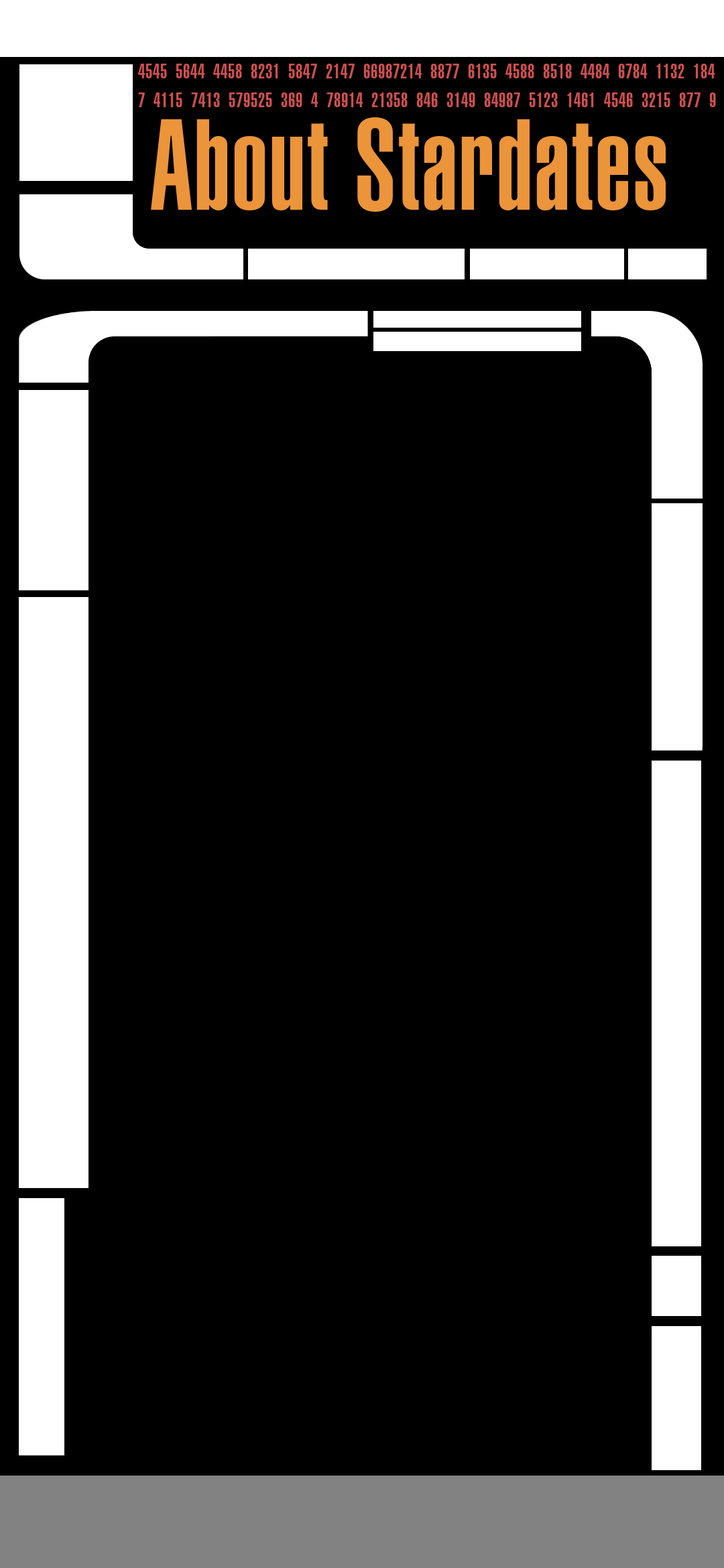
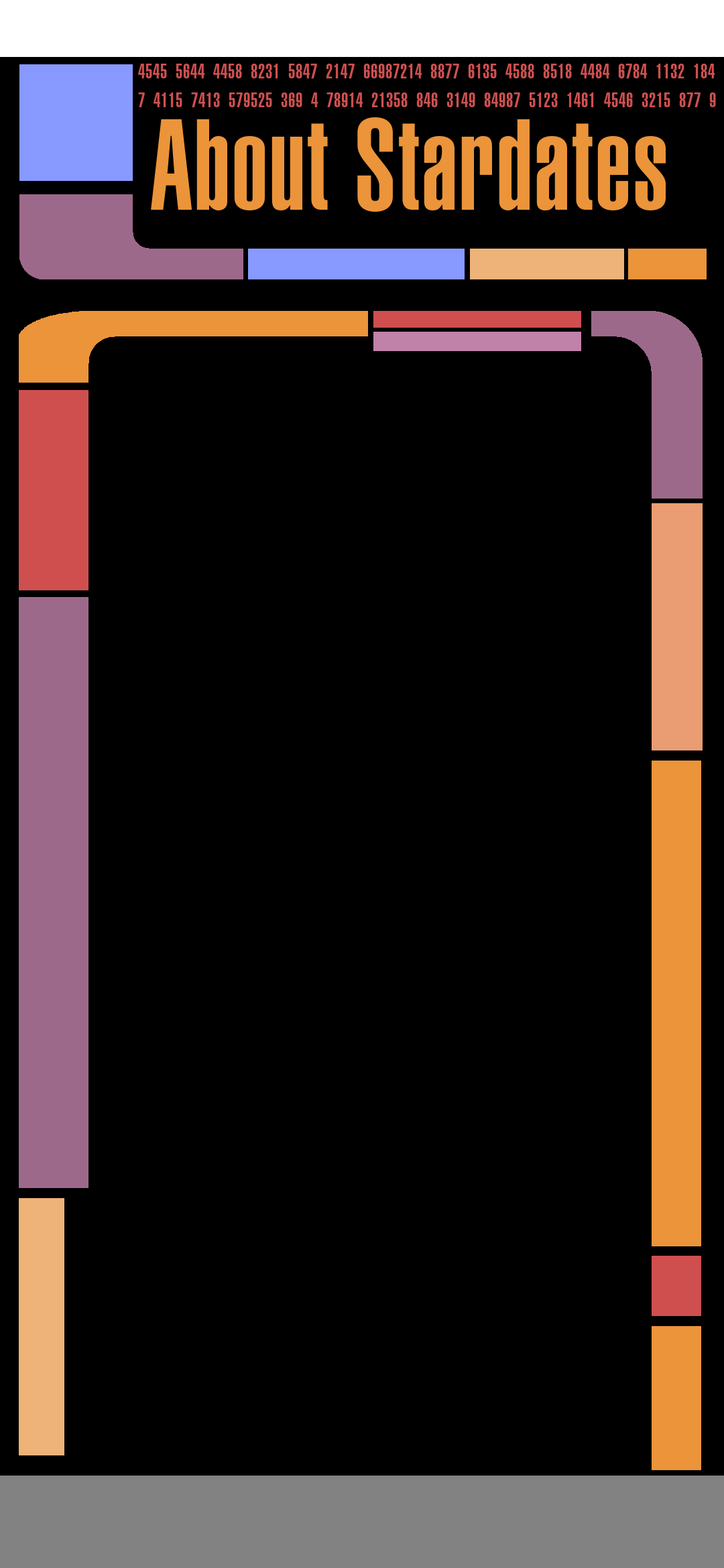
The second w=724, h=1568 image is a revision of the first. Changes to its layers:
painted on "Body frame" over <box>18,310,703,1471</box>
painted on "Header Frame" over <box>19,64,707,280</box>
